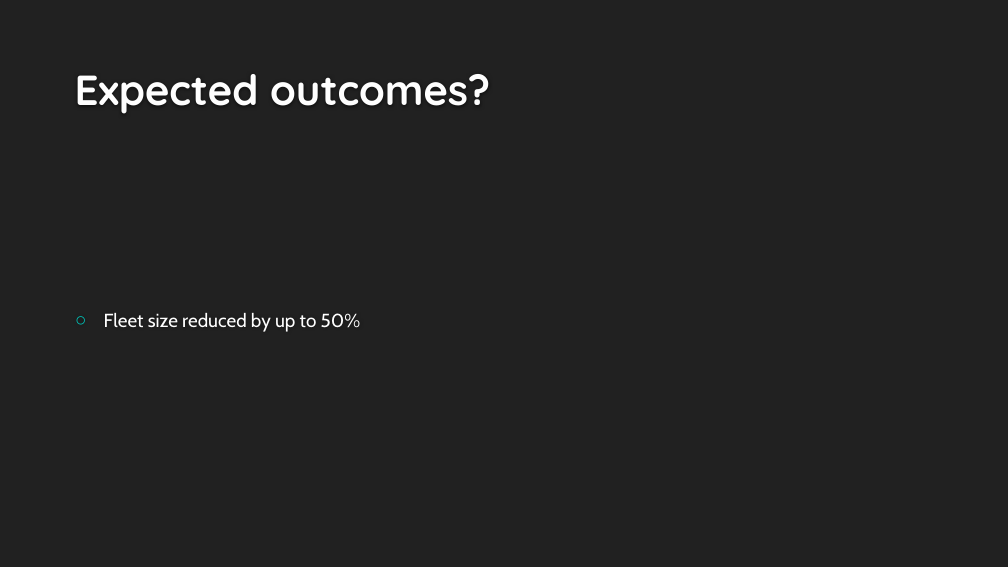
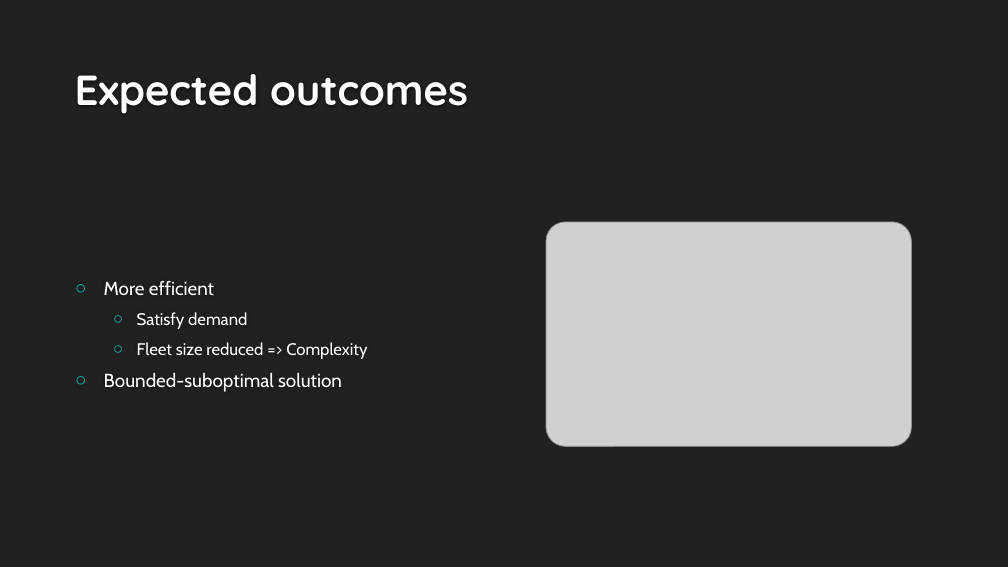
Before and after one commit to VikingDai/Honours-MAPF, a slide deck: slide 38 of Documents/Intermediate Presentation/Presentation Rev 3.pptx (slide 49 before the commit). Drawn at 1008x567 pixels with LibreOffice and Linux fonts; fonts in the diff are those of the drawing; grey boxes stand for pictures; background and template pictures are left out. Boxes give left, top, right and bottom in pixels: in the first picture for what was removed or moved away, otherwise in the second. Text is boxed around its words. In the diff, an @@ line names an element or a change of style, - is before the commit and + after.

Commit message:
Updated presentation

```diff
--- a/Documents/Intermediate Presentation/Presentation Rev 3.pptx
+++ b/Documents/Intermediate Presentation/Presentation Rev 3.pptx
@@ title at (x1=75, y1=74, x2=468, y2=114): text changed @@
-Expected outcomes?
+Expected outcomes
@@ picture added at (x1=546, y1=222, x2=911, y2=447) @@
@@ text at (x1=104, y1=281, x2=367, y2=392): text changed; size 18 to 16 pt @@
-○ Fleet size reduced by up to 50%
+○ More efficient
+  ○ Satisfy demand
+  ○ Fleet size reduced => Complexity
+○ Bounded-suboptimal solution
```
Also in this commit, not shown: 30 other slides changed, 2 slides added, 14 slides removed.
